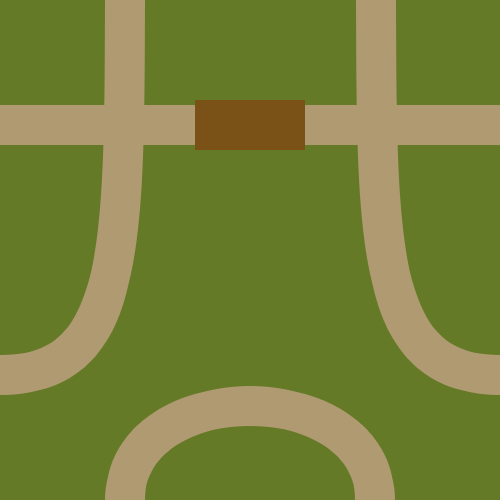
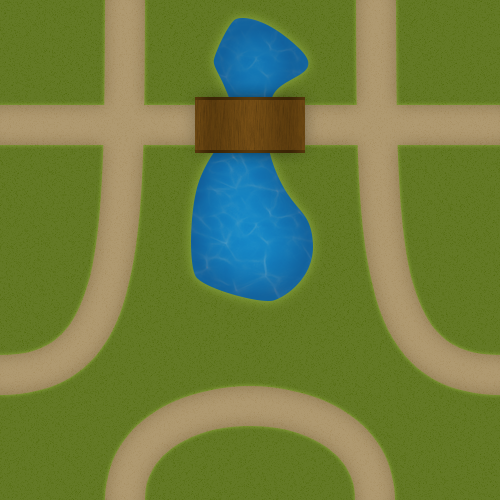
Layer changes from the first 500 × 500 image to the second:
added group "Pont" with 4 layers above "Texture eau" over left=195, top=97, right=305, bottom=153
added layer "Calque 5 copie" (multiply) in group "Pont" over left=195, top=100, right=305, bottom=150
renamed "Calque 3" to "Calque 4", moved it into group "Pont" over left=195, top=100, right=305, bottom=150
added layer "Calque 3 copie 4" in group "Pont" over left=195, top=97, right=305, bottom=153
added layer "Calque 3 copie 3" in group "Pont" over left=195, top=100, right=305, bottom=150
added layer "Texture eau" (38%) above "Forme 4" over left=0, top=0, right=499, bottom=374
added layer "Forme 4" above "Texture" over left=191, top=18, right=313, bottom=301
added layer "Texture" (color burn) above "Routes" over left=0, top=0, right=500, bottom=500
added group "Routes" with 4 layers above "Grass" over left=0, top=0, right=500, bottom=500
moved "Forme 2 copie" into group "Routes" over left=0, top=0, right=125, bottom=375
moved "Forme 2" (1st of 2, in "Routes") into group "Routes", painted on it over left=376, top=0, right=500, bottom=375
moved "Forme 3" into group "Routes" over left=125, top=406, right=375, bottom=500
removed layer "Arrière-plan" over left=0, top=0, right=500, bottom=500
